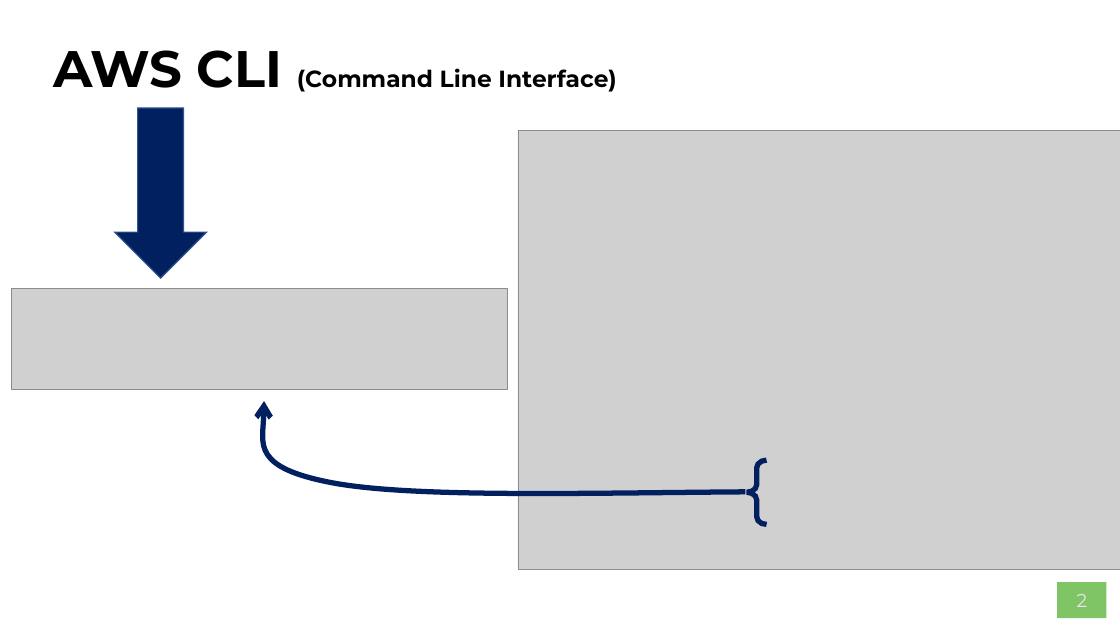
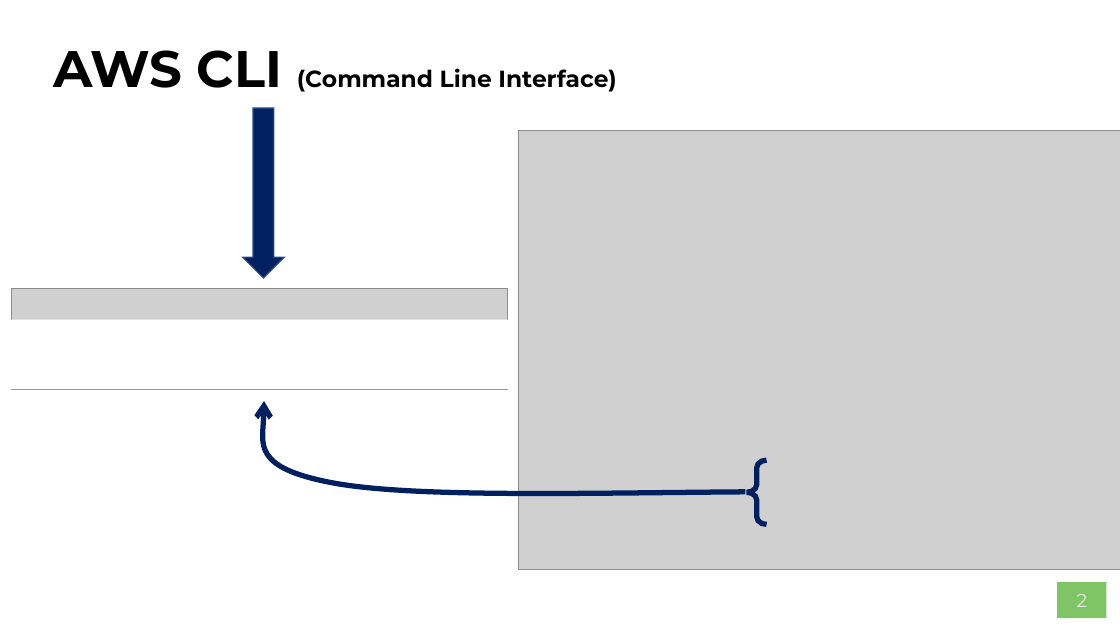
Before and after one commit to AWS-Competence-Group/sessions, a slide deck: slide 2 of 04-aws-cli/04-aws-cli.pptx. Drawn at 1120x630 pixels with LibreOffice and Linux fonts; fonts in the diff are those of the drawing; grey boxes stand for pictures; background and template pictures are left out. Boxes give left, top, right and bottom in pixels: in the first picture for what was removed or moved away, otherwise in the second. Text is boxed around its words. In the diff, an @@ line names an element or a change of style, - is before the commit and + after.

```diff
--- a/04-aws-cli/04-aws-cli.pptx
+++ b/04-aws-cli/04-aws-cli.pptx
@@ down arrow: place and size @@
-down arrow at <box>114,108,206,279</box>
+down arrow at <box>243,108,285,279</box>
@@ rectangle added at <box>8,320,510,390</box>, fill #FFFFFF @@
```
Also in this commit, not shown: 3 other slides changed.
